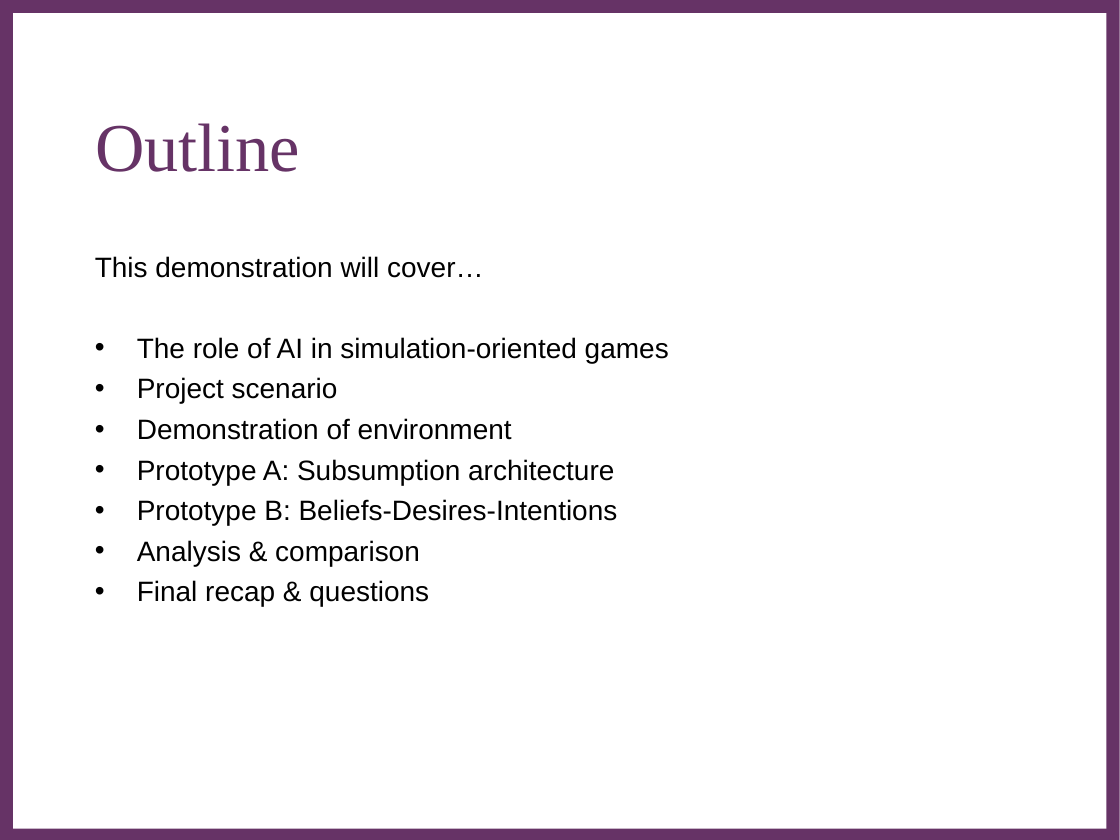
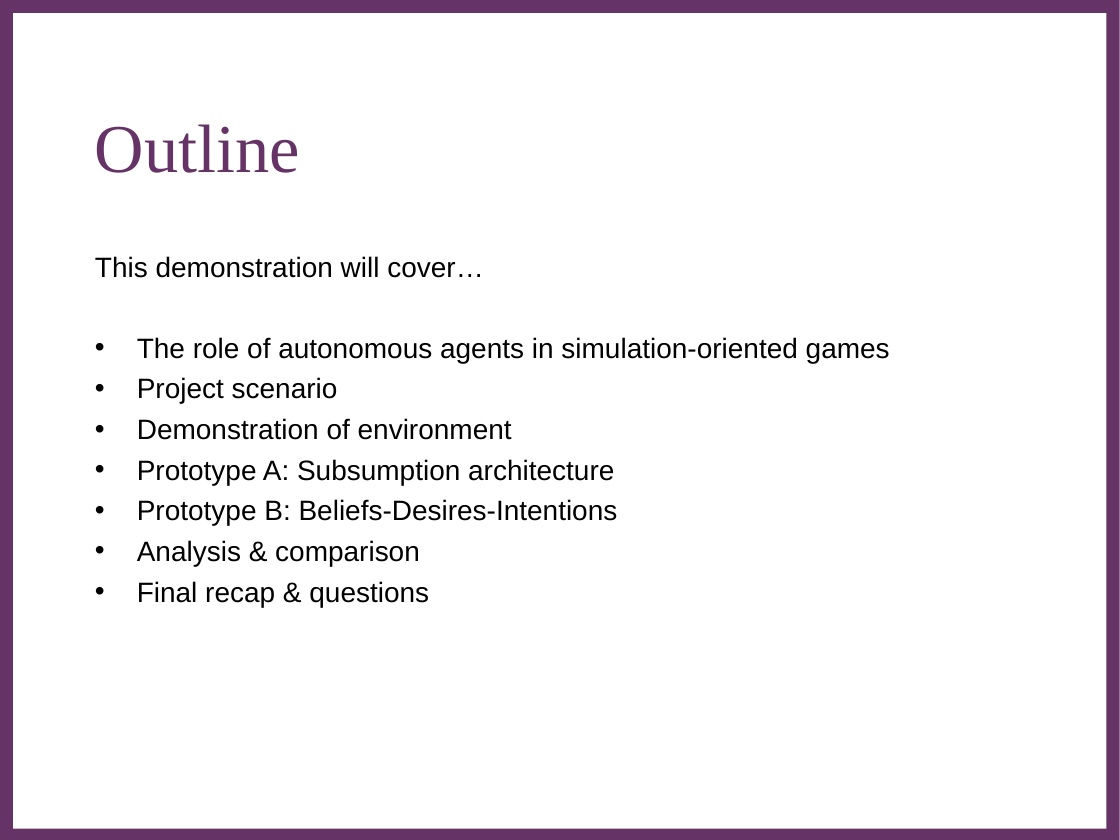
Before and after one commit to Metapyziks/Zombles, a slide deck: slide 2 of Documents/Presentation/zombles.ppt. Drawn at 1120x840 pixels with LibreOffice and Linux fonts; fonts in the diff are those of the drawing; background and template pictures are left out. Boxes give left, top, right and bottom in pixels: in the first picture for what was removed or moved away, otherwise in the second. Text is boxed around its words. In the diff, an @@ line names an element or a change of style, - is before the commit and + after.

```diff
--- a/Documents/Presentation/zombles.ppt
+++ b/Documents/Presentation/zombles.ppt
@@ text at (95,256,618,607): indent changed @@
@@ text at (137,337,890,363): text changed @@
-• The role of AI in simulation-oriented games
+• The role of autonomous agents in simulation-oriented games
```
Also in this commit, not shown: 7 other slides changed.
